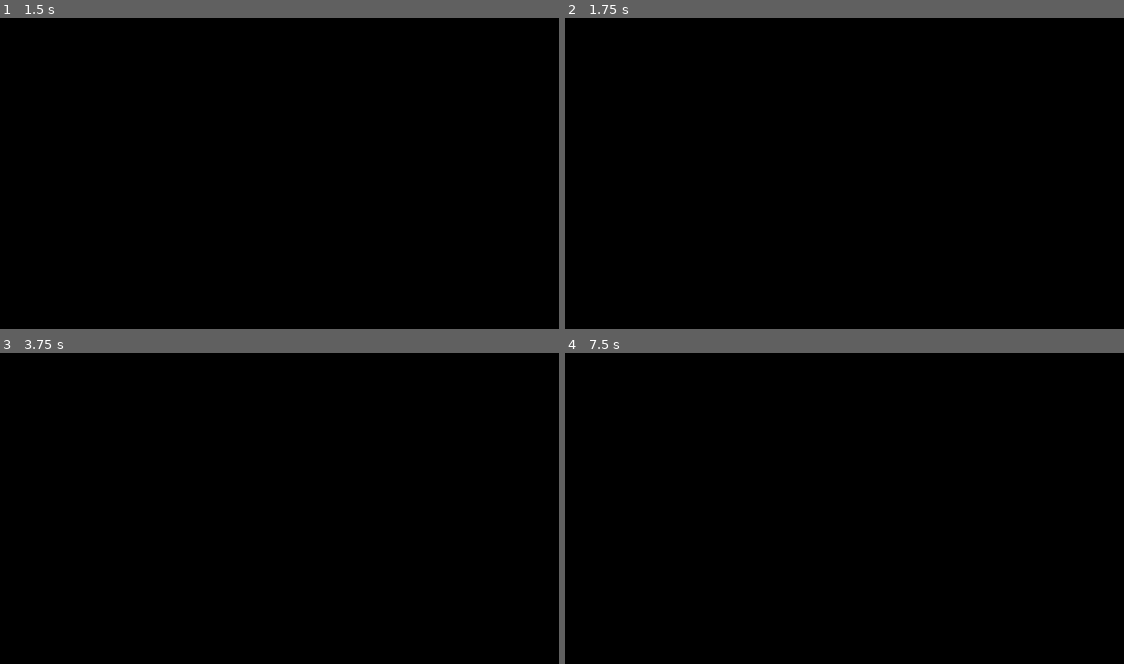
Above: before the commit, frames 1-4 (two rows, left to right).
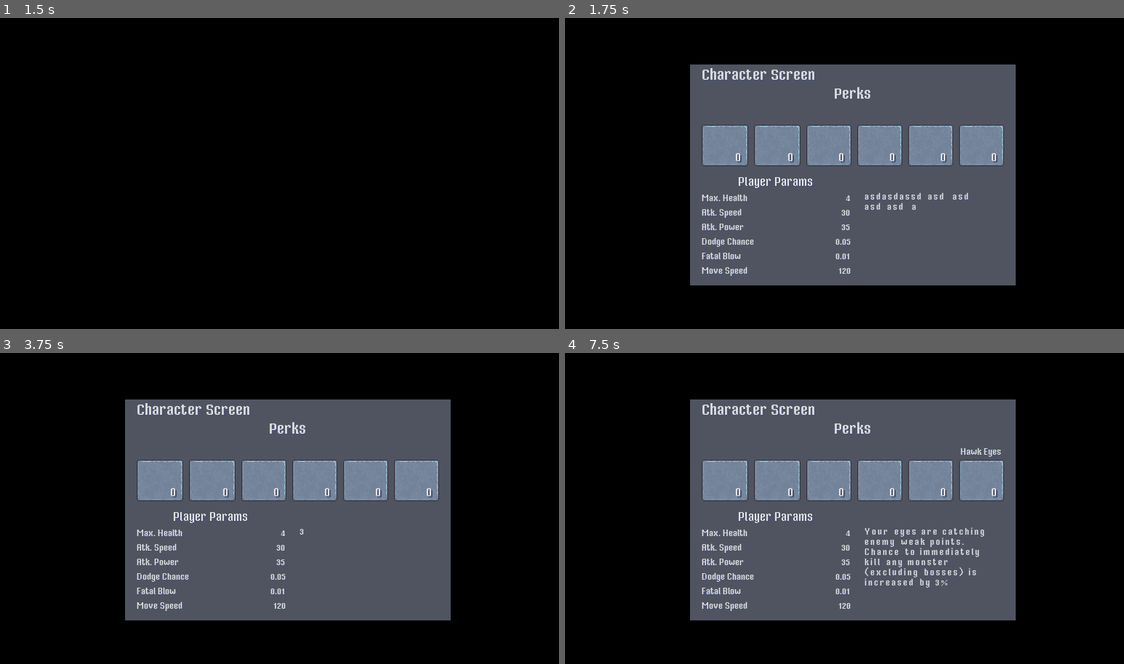
Above: after the commit, the same moments.

Repository: icherevatyi/IzoHeroes
Game: Godot game, scene res://src/02_scenes/01_UI/03_Menus/Menu.tscn
Two runs of this game, one before a commit and one after it. Both use one fixed random seed, a clock stepped at 60 frames per second and the inputs below.
Inputs (mouse positions are in pixels of both pictures, inside the frame that each line leads up to):
- Up to frame 1 (1.5 s): click "New Game" at 0.5 s; tap Enter at 1.25 s; move the mouse to (413, 157) at 1.27 s; press the mouse at (413, 157) at 1.28 s; hold D (move_right) from 1.28 s (still down)
- Up to frame 2 (1.75 s): keep holding D (move_right); tap C (view_stats) at 1.55 s
- Up to frame 3 (3.75 s): tap Space at 2, 3.5 s; move the mouse to (173, 524) at 2.02 s; release D (move_right) at 2.03 s; release the mouse at (173, 524) at 2.03 s; hold S (move_down) 2.03-2.78 s; tap C (view_stats) at 2.1, 3.05 s; click (173, 524) at 2.3 s; tap Enter at 2.75 s; move the mouse to (346, 436) at 2.77 s; press the mouse at (346, 436) at 2.78 s; hold D (move_right) 2.78-3.53 s; move the mouse to (257, 573) at 3.52 s; release the mouse at (257, 573) at 3.53 s; hold W (move_up) from 3.53 s (still down); tap Q (use_item) at 3.6 s
- Up to frame 4 (7.5 s): click (822, 573) at 3.8 s; tap Enter at 4.25 s; move the mouse to (1028, 558) at 4.27 s; release W (move_up) at 4.28 s; hold C (view_stats) 4.28-5.03 s; hold A (move_left) 4.28-5.78 s; tap Space at 5 s; move the mouse to (676, 458) at 5.02 s; click (676, 458) at 5.1 s; move the mouse to (883, 508) at 5.77 s; hold S (move_down) 5.78-6.53 s; hold C (view_stats) 5.78-6.53 s; move the mouse to (766, 427) at 6.52 s; hold D (move_right) 6.53-7.28 s; click (766, 427) at 6.6 s; move the mouse to (978, 492) at 7.27 s; hold W (move_up) from 7.28 s (still down); hold Q (use_item) from 7.28 s (still down)

Frame 1 is identical in both runs. In frame 2, 41% of the frame differs, in the area x 22-81%, y 14-86%; in frame 3, 41%; in frame 4, 41%.
Error in both runs: Trying to assign value of type 'Viewport' to a variable of type 'Node2D'. (res://src/02_scenes/01_UI/01_Elements/03_Backdrop/Backdrop.gd:4)

Commit message:
updated onhover mechanics, changed param and perk list indexes, updated UI

Diff:
--- a/project.godot
+++ b/project.godot
@@ -28,6 +28,7 @@
 Global="*res://src/03_global_scripts/Global.gd"
 Backdrop="*res://src/02_scenes/01_UI/01_Elements/03_Backdrop/Backdrop.tscn"
 LvlSummary="*res://src/02_scenes/01_UI/01_Elements/04_LvlSummary/LvlSummary.tscn"
+CharacterSheet="*res://src/02_scenes/01_UI/05_CharacterSheet/CharacterSheet.tscn"
 
 [display]
 
--- a/save_file.cfg
+++ b/save_file.cfg
@@ -1,5 +1,5 @@
 [Player]
 
 HealthCurrent=4
-CoinsCurrent=11
-PotionsCurrent=4
+CoinsCurrent=0
+PotionsCurrent=0
--- a/src/02_scenes/01_UI/01_Elements/04_LvlSummary/LvlSummary.gd
+++ b/src/02_scenes/01_UI/01_Elements/04_LvlSummary/LvlSummary.gd
@@ -20,7 +20,6 @@
 
 
 func _end_demo_reached(message: String) -> void:
-	print("signal received")
 	textarea.bbcode_enabled = true
 	var formatted_text = "[color=white][center]" + message + "[/center][/color]"
 	textarea.set_bbcode(formatted_text)
@@ -39,12 +38,8 @@
 func _assign_perks() -> void:
 	var perk_index: int
 	var perk: Dictionary
-	print(perk_index_list.size(), " - list_size")
-	print(perk_index_list, " - list itself")
 	for i in perk_index_list.size():
-		print(i, " - index")
 		perk_index = perk_index_list[i]
-		print(perk_index)
 		perk = available_perks[perk_index]
 		var perk_instance: Control = perk_item.instance()
 		perk_container.add_child(perk_instance)
@@ -63,7 +58,7 @@
 
 func _get_random_perk() -> int:
 	rng.randomize()
-	var result: int = rng.randi_range(1, available_perks.size())
+	var result: int = rng.randi_range(0, available_perks.size() - 1)
 	return result
 
 
--- a/src/02_scenes/01_UI/05_CharacterSheet/01_CharacterParam/ParamItem.gd
+++ b/src/02_scenes/01_UI/05_CharacterSheet/01_CharacterParam/ParamItem.gd
@@ -1,5 +1,35 @@
 extends HBoxContainer
 
-func init(title: String, value: float) -> void:
+var param_id: int
+
+signal send_item_id(id)
+signal clear_item_id
+
+func _ready() -> void:
+	_connect_signal("send_item_id", CharacterSheet, "_on_param_id_received")
+	_connect_signal("clear_item_id", CharacterSheet, "_on_item_id_cleared")
+
+
+
+func init(title: String, value: float, id: int) -> void:
 	get_node("ParamTitle").text = title
 	get_node("ParamValue").text = str(value)
+	param_id = id
+
+
+func _on_ParamItem_mouse_entered() -> void:
+	emit_signal("send_item_id", param_id)
+
+
+func _on_ParamItem_mouse_exited() -> void:
+	emit_signal("clear_item_id")
+
+
+func _connect_signal(signal_title: String, target_node, target_function_title: String) -> void:
+	match is_connected(signal_title, target_node, target_function_title):
+		false:
+			var connection_msg: int = connect(signal_title, target_node, target_function_title)
+			if connection_msg == 0:
+				return
+			else:
+				print("Signal connection error: ", connection_msg)
--- a/src/02_scenes/01_UI/05_CharacterSheet/01_CharacterParam/ParamItem.tscn
+++ b/src/02_scenes/01_UI/05_CharacterSheet/01_CharacterParam/ParamItem.tscn
@@ -18,9 +18,9 @@
 font_data = SubResource( 3 )
 
 [node name="ParamItem" type="HBoxContainer"]
-margin_top = 35.0
 margin_right = 154.0
-margin_bottom = 47.0
+margin_bottom = 12.0
+mouse_filter = 0
 script = ExtResource( 1 )
 __meta__ = {
 "_edit_use_anchors_": false
@@ -45,3 +45,5 @@
 custom_fonts/font = SubResource( 4 )
 align = 2
 valign = 1
+[connection signal="mouse_entered" from="." to="." method="_on_ParamItem_mouse_entered"]
+[connection signal="mouse_exited" from="." to="." method="_on_ParamItem_mouse_exited"]
--- a/src/02_scenes/01_UI/05_CharacterSheet/02_PerkItem/PerkItem.gd
+++ b/src/02_scenes/01_UI/05_CharacterSheet/02_PerkItem/PerkItem.gd
@@ -1,7 +1,38 @@
 extends Control
 
+var perk_id: int
 
-func init(title: String, perk_lvl: int) -> void:
-	get_node("PerkLvl").set_text(str(perk_lvl))
+signal send_item_id(id)
+signal clear_item_id
+
+
+func _ready() -> void:
+	_connect_signal("send_item_id", CharacterSheet, "_on_perk_id_received")
+	_connect_signal("clear_item_id", CharacterSheet, "_on_item_id_cleared")
+
+
+func init(title: String, perk_lvl: int, id: int) -> void:
+	get_node("Texture/PerkLvl").set_text(str(perk_lvl))
 	get_node("PerkTooltip").set_text(title)
 	get_node("PerkTooltip").set_visible(false)
+	perk_id = id
+
+
+func _on_PerkItem_mouse_entered() -> void:
+	get_node("PerkTooltip").set_visible(true)
+	emit_signal("send_item_id", perk_id)
+
+
+func _on_PerkItem_mouse_exited() -> void:
+	get_node("PerkTooltip").set_visible(false)
+	emit_signal("clear_item_id")
+
+
+func _connect_signal(signal_title: String, target_node, target_function_title: String) -> void:
+	match is_connected(signal_title, target_node, target_function_title):
+		false:
+			var connection_msg: int = connect(signal_title, target_node, target_function_title)
+			if connection_msg == 0:
+				return
+			else:
+				print("Signal connection error: ", connection_msg)
--- a/src/02_scenes/01_UI/05_CharacterSheet/02_PerkItem/PerkItem.tscn
+++ b/src/02_scenes/01_UI/05_CharacterSheet/02_PerkItem/PerkItem.tscn
@@ -1,7 +1,26 @@
-[gd_scene load_steps=3 format=2]
+[gd_scene load_steps=9 format=2]
 
 [ext_resource path="res://src/02_scenes/01_UI/05_CharacterSheet/02_PerkItem/PerkItem.gd" type="Script" id=1]
 [ext_resource path="res://src/02_scenes/01_UI/02_Themes/CustomTheme.tres" type="Theme" id=2]
+[ext_resource path="res://src/01_assets/01_UI/menu_btn.png" type="Texture" id=3]
+
+[sub_resource type="AtlasTexture" id=1]
+atlas = ExtResource( 3 )
+region = Rect2( 113, 68, 62, 64 )
+
+[sub_resource type="DynamicFontData" id=2]
+font_path = "res://src/01_assets/04_Fonts/Mister Pixel Regular.otf"
+
+[sub_resource type="DynamicFont" id=3]
+size = 8
+font_data = SubResource( 2 )
+
+[sub_resource type="DynamicFontData" id=4]
+font_path = "res://src/01_assets/04_Fonts/Mister Pixel Regular.otf"
+
+[sub_resource type="DynamicFont" id=5]
+size = 6
+font_data = SubResource( 4 )
 
 [node name="PerkItem" type="Control"]
 margin_right = 48.0
@@ -13,38 +32,53 @@
 "_edit_use_anchors_": false
 }
 
-[node name="PerkTooltip" type="Label" parent="."]
-margin_left = 16.0
-margin_top = -12.0
-margin_right = 79.0
-margin_bottom = 3.0
-theme = ExtResource( 2 )
-text = "Perk Title"
+[node name="Texture" type="TextureRect" parent="."]
+anchor_right = 1.0
+anchor_bottom = 1.0
+focus_mode = 2
+mouse_filter = 2
+size_flags_horizontal = 3
+size_flags_vertical = 3
+texture = SubResource( 1 )
+expand = true
+stretch_mode = 1
 __meta__ = {
 "_edit_use_anchors_": false
 }
 
-[node name="ColorRect" type="ColorRect" parent="."]
+[node name="PerkLvl" type="Label" parent="Texture"]
+anchor_left = 1.0
+anchor_top = 1.0
 anchor_right = 1.0
 anchor_bottom = 1.0
-size_flags_horizontal = 3
-size_flags_vertical = 3
-color = Color( 0.160784, 0.301961, 0.603922, 1 )
+margin_left = -29.0
+margin_top = -18.0
+margin_right = -5.0
+margin_bottom = -2.0
+theme = ExtResource( 2 )
+custom_fonts/font = SubResource( 3 )
+text = "0"
+align = 2
+valign = 2
 __meta__ = {
 "_edit_use_anchors_": false
 }
 
-[node name="PerkLvl" type="Label" parent="."]
-anchor_left = 1.0
-anchor_top = 1.0
-anchor_right = 1.0
-anchor_bottom = 1.0
-margin_left = -24.0
-margin_top = -16.0
+[node name="PerkTooltip" type="Label" parent="."]
+anchor_left = 0.5
+anchor_right = 0.5
+margin_left = -31.5
+margin_top = -8.0
+margin_right = 31.5
+margin_bottom = -1.0
 theme = ExtResource( 2 )
-text = "0"
-align = 2
+custom_fonts/font = SubResource( 5 )
+text = "Perk Title"
+align = 1
 valign = 1
+autowrap = true
 __meta__ = {
 "_edit_use_anchors_": false
 }
+[connection signal="mouse_entered" from="." to="." method="_on_PerkItem_mouse_entered"]
+[connection signal="mouse_exited" from="." to="." method="_on_PerkItem_mouse_exited"]
--- a/src/02_scenes/01_UI/05_CharacterSheet/CharacterSheet.gd
+++ b/src/02_scenes/01_UI/05_CharacterSheet/CharacterSheet.gd
@@ -1,4 +1,4 @@
-extends Control
+extends CanvasLayer
 
 var param_scene: PackedScene = preload("res://src/02_scenes/01_UI/05_CharacterSheet/01_CharacterParam/ParamItem.tscn")
 var perk_scene: PackedScene = preload("res://src/02_scenes/01_UI/05_CharacterSheet/02_PerkItem/PerkItem.tscn")
@@ -7,11 +7,13 @@
 var params: Dictionary = PlayerParams.param_list
 var perks: Dictionary = PlayerParams.perk_list
 
-onready var params_container: VBoxContainer = $StatsPanel/BottomSection/Params
-onready var perk_container: GridContainer = $StatsPanel/Perks/PerkGrid
-
+onready var body: Control = $CharacterSheetBody
+onready var params_container: VBoxContainer = $CharacterSheetBody/StatsPanel/BottomSection/Params
+onready var perk_container: GridContainer = $CharacterSheetBody/StatsPanel/Perks/PerkGrid
+onready var description_box: RichTextLabel = $CharacterSheetBody/StatsPanel/BottomSection/Description/DescriptionBox
 
 func _ready() -> void:
+	body.set_visible(false)
 	load_param_sheet()
 	load_perk_grid()
 
@@ -20,7 +22,7 @@
 	var param_instance
 	for param in params.keys():
 		param_instance = param_scene.instance()
-		param_instance.init(params[param].title, params[param].value)
+		param_instance.init(params[param].title, params[param].value, int(param))
 		params_container.add_child(param_instance)
 
 
@@ -28,8 +30,20 @@
 	var perk_instance
 	for perk in perks.keys():
 		perk_instance = perk_scene.instance()
-		perk_instance.init(perks[perk].title, perks[perk].perk_lvl)
+		perk_instance.init(perks[perk].title, perks[perk].perk_lvl, int(perk))
 		perk_container.add_child(perk_instance)
+
+
+func _on_perk_id_received(perk_id: int) -> void:
+	description_box.set_text(perks[perk_id].description)
+
+
+func _on_param_id_received(param_id: int) -> void:
+	description_box.set_text(params[param_id].description)
+
+
+func _on_item_id_cleared() -> void:
+	description_box.clear()
 
 
 func _connect_signal(signal_title: String, target_node, target_function_title: String) -> void:
--- a/src/02_scenes/01_UI/05_CharacterSheet/CharacterSheet.tscn
+++ b/src/02_scenes/01_UI/05_CharacterSheet/CharacterSheet.tscn
@@ -1,14 +1,14 @@
-[gd_scene load_steps=9 format=2]
+[gd_scene load_steps=11 format=2]
 
 [ext_resource path="res://src/02_scenes/01_UI/02_Themes/CustomTheme.tres" type="Theme" id=1]
 [ext_resource path="res://src/02_scenes/01_UI/05_CharacterSheet/CharacterSheet.gd" type="Script" id=2]
 
-[sub_resource type="DynamicFontData" id=5]
+[sub_resource type="DynamicFontData" id=1]
 font_path = "res://src/01_assets/04_Fonts/Mister Pixel Regular.otf"
 
-[sub_resource type="DynamicFont" id=6]
+[sub_resource type="DynamicFont" id=2]
 size = 10
-font_data = SubResource( 5 )
+font_data = SubResource( 1 )
 
 [sub_resource type="DynamicFontData" id=3]
 font_path = "res://src/01_assets/04_Fonts/Mister Pixel Regular.otf"
@@ -17,14 +17,27 @@
 size = 10
 font_data = SubResource( 3 )
 
-[sub_resource type="DynamicFontData" id=1]
+[sub_resource type="DynamicFontData" id=5]
 font_path = "res://src/01_assets/04_Fonts/Mister Pixel Regular.otf"
 
-[sub_resource type="DynamicFont" id=2]
+[sub_resource type="DynamicFont" id=6]
 size = 8
-font_data = SubResource( 1 )
+font_data = SubResource( 5 )
 
-[node name="CharacterSheet" type="Control"]
+[sub_resource type="DynamicFontData" id=7]
+font_path = "res://src/01_assets/04_Fonts/Mister Pixel Regular.otf"
+
+[sub_resource type="DynamicFont" id=8]
+size = 6
+use_mipmaps = true
+extra_spacing_char = 1
+font_data = SubResource( 7 )
+
+[node name="CharacterSheet" type="CanvasLayer"]
+layer = 4
+script = ExtResource( 2 )
+
+[node name="CharacterSheetBody" type="Control" parent="."]
 anchor_left = 0.5
 anchor_top = 0.5
 anchor_right = 0.5
@@ -33,13 +46,13 @@
 margin_top = -76.0
 margin_right = 112.0
 margin_bottom = 76.0
+mouse_filter = 1
 theme = ExtResource( 1 )
-script = ExtResource( 2 )
 __meta__ = {
 "_edit_use_anchors_": false
 }
 
-[node name="ColorRect" type="ColorRect" parent="."]
+[node name="ColorRect" type="ColorRect" parent="CharacterSheetBody"]
 anchor_right = 1.0
 anchor_bottom = 1.0
 color = Color( 0.313726, 0.333333, 0.380392, 1 )
@@ -47,28 +60,28 @@
 "_edit_use_anchors_": false
 }
 
-[node name="Label" type="Label" parent="."]
+[node name="Label" type="Label" parent="CharacterSheetBody"]
 anchor_left = 0.5
 anchor_right = 0.5
 margin_left = -104.0
 margin_right = 104.0
 margin_bottom = 15.0
-custom_fonts/font = SubResource( 6 )
+custom_fonts/font = SubResource( 2 )
 text = "Character Screen"
 valign = 1
 __meta__ = {
 "_edit_use_anchors_": false
 }
 
-[node name="StatsPanel" type="VBoxContainer" parent="."]
+[node name="StatsPanel" type="VBoxContainer" parent="CharacterSheetBody"]
 anchor_left = 0.5
 anchor_top = 1.0
 anchor_right = 0.5
 anchor_bottom = 1.0
 margin_left = -104.0
-margin_top = -132.0
+margin_top = -137.0
 margin_right = 104.0
-margin_bottom = -9.0
+margin_bottom = -5.0
 size_flags_horizontal = 3
 size_flags_vertical = 3
 custom_constants/separation = 8
@@ -76,58 +89,74 @@
 "_edit_use_anchors_": false
 }
 
-[node name="Perks" type="VBoxContainer" parent="StatsPanel"]
+[node name="Perks" type="VBoxContainer" parent="CharacterSheetBody/StatsPanel"]
 margin_right = 208.0
-margin_bottom = 51.0
+margin_bottom = 55.0
 size_flags_horizontal = 3
 size_flags_vertical = 3
 size_flags_stretch_ratio = 0.8
 
-[node name="PerksTitle" type="Label" parent="StatsPanel/Perks"]
+[node name="PerksTitle" type="Label" parent="CharacterSheetBody/StatsPanel/Perks"]
 margin_right = 208.0
-margin_bottom = 11.0
+margin_bottom = 22.0
 size_flags_horizontal = 3
-size_flags_vertical = 5
+size_flags_vertical = 3
+size_flags_stretch_ratio = 0.8
 custom_fonts/font = SubResource( 4 )
 text = "Perks"
 align = 1
-valign = 1
 
-[node name="PerkGrid" type="GridContainer" parent="StatsPanel/Perks"]
-margin_top = 15.0
+[node name="PerkGrid" type="GridContainer" parent="CharacterSheetBody/StatsPanel/Perks"]
+margin_top = 26.0
 margin_right = 208.0
-margin_bottom = 51.0
+margin_bottom = 55.0
 grow_horizontal = 2
-size_flags_horizontal = 5
+size_flags_horizontal = 3
 size_flags_vertical = 3
 columns = 6
 
-[node name="BottomSection" type="HBoxContainer" parent="StatsPanel"]
-margin_top = 59.0
+[node name="BottomSection" type="HBoxContainer" parent="CharacterSheetBody/StatsPanel"]
+margin_top = 63.0
 margin_right = 208.0
-margin_bottom = 123.0
+margin_bottom = 132.0
 size_flags_horizontal = 3
 size_flags_vertical = 3
 
-[node name="Params" type="VBoxContainer" parent="StatsPanel/BottomSection"]
+[node name="Params" type="VBoxContainer" parent="CharacterSheetBody/StatsPanel/BottomSection"]
 margin_right = 102.0
-margin_bottom = 64.0
+margin_bottom = 69.0
 size_flags_horizontal = 3
 size_flags_vertical = 3
 alignment = 1
 
-[node name="Label" type="Label" parent="StatsPanel/BottomSection/Params"]
-margin_top = 27.0
+[node name="Label" type="Label" parent="CharacterSheetBody/StatsPanel/BottomSection/Params"]
+margin_top = 30.0
 margin_right = 102.0
-margin_bottom = 36.0
-custom_fonts/font = SubResource( 2 )
+margin_bottom = 39.0
+custom_fonts/font = SubResource( 6 )
 text = "Player Params"
 align = 1
 valign = 1
 
-[node name="RichTextLabel" type="RichTextLabel" parent="StatsPanel/BottomSection"]
+[node name="Description" type="Control" parent="CharacterSheetBody/StatsPanel/BottomSection"]
 margin_left = 106.0
 margin_right = 208.0
-margin_bottom = 64.0
+margin_bottom = 69.0
 size_flags_horizontal = 3
 size_flags_vertical = 3
+
+[node name="DescriptionBox" type="RichTextLabel" parent="CharacterSheetBody/StatsPanel/BottomSection/Description"]
+anchor_right = 1.0
+anchor_bottom = 1.0
+margin_left = 6.0
+margin_top = 10.0
+margin_right = -8.0
+margin_bottom = -3.0
+size_flags_horizontal = 3
+size_flags_vertical = 3
+custom_fonts/normal_font = SubResource( 8 )
+custom_colors/default_color = Color( 0.890196, 0.890196, 0.890196, 1 )
+text = "asdasdassd asd  asd asd asd  a"
+__meta__ = {
+"_edit_use_anchors_": false
+}
--- a/src/02_scenes/01_UI/HUD.gd
+++ b/src/02_scenes/01_UI/HUD.gd
@@ -2,7 +2,6 @@
 
 var heart_point: PackedScene = preload("res://src/02_scenes/01_UI/01_Elements/01_PlayerHealthIcon/Heart.tscn")
 var notification_message: PackedScene = preload("res://src/02_scenes/01_UI/01_Elements/Notification/PickupNotification.tscn")
-var char_sheet: PackedScene = preload("res://src/02_scenes/01_UI/05_CharacterSheet/CharacterSheet.tscn")
 
 var is_stat_screen_shown: bool = false
 
@@ -23,16 +22,6 @@
 	_on_healing_displayed(ResourceStorage.player_data.health_current)
 	_display_starting_amount("gold_coins", ResourceStorage.player_data.coins_count)
 	_display_starting_amount("healing_bottle", ResourceStorage.player_data.healing_pots_count)
-
-
-func toggle_stat_screen() -> void:
-	match is_stat_screen_shown:
-		false:
-			ui_parent.add_child(char_sheet.instance())
-			is_stat_screen_shown = true
-		true:
-			ui_parent.remove_child(ui_parent.get_node("CharacterSheet"))
-			is_stat_screen_shown = false
 
 
 
--- a/src/02_scenes/02_Characters/01_Player/Player.gd
+++ b/src/02_scenes/02_Characters/01_Player/Player.gd
@@ -2,7 +2,7 @@
 
 var health_is_damaged: bool = false
 
-var speed: int = PlayerParams.param_list["movement_speed"].value
+var speed: int
 
 
 var movement: Vector2 = Vector2(0, 0)
@@ -33,6 +33,7 @@
 
 
 func _ready() -> void:
+	speed = _get_param_value("movement_speed")
 	_connect_signal("damage_receive", health_scripts, "_on_damage_taken")
 	_connect_signal("damage_heal", health_scripts, "_on_damage_healed")
 	_connect_signal("damage_receive", HUD, "_on_damage_displayed")
@@ -45,6 +46,12 @@
 	_connect_signal("use_key", loot_management, "_on_key_used")
 	_connect_signal("weapon_swing", current_weapon, "_on_weapon_swing")
 
+
+func _get_param_value(param: String) -> int:
+	for key in PlayerParams.param_list.keys():
+		if PlayerParams.param_list[key].type == param:
+			return PlayerParams.param_list[key].value
+	return 0
 
 func _physics_process(_delta) -> void:
 	if is_dead == false:
@@ -71,7 +78,7 @@
 				pass
 
 		if event.is_action_pressed("view_stats"):
-			HUD.toggle_stat_screen()
+			CharacterSheet.get_node("CharacterSheetBody").visible = !CharacterSheet.get_node("CharacterSheetBody").visible
 
 		if event.is_pressed() == false:
 			match idle_timer.is_stopped():
--- a/src/02_scenes/02_Characters/01_Player/Player.tscn
+++ b/src/02_scenes/02_Characters/01_Player/Player.tscn
@@ -193,7 +193,6 @@
 texture = SubResource( 1 )
 vframes = 4
 hframes = 6
-frame = 1
 __meta__ = {
 "_editor_description_": ""
 }
--- a/src/02_scenes/04_Items/01_Weapons/Weapon.gd
+++ b/src/02_scenes/04_Items/01_Weapons/Weapon.gd
@@ -1,7 +1,7 @@
 extends Area2D
 
 var is_monitored: bool
-var damage: int = PlayerParams.param_list["attack_power"].value
+var damage: int
 
 onready var animation_player: AnimationPlayer = $AnimationPlayer
 onready var player_sprite: KinematicBody2D = get_node("../../Sprite")
@@ -10,8 +10,16 @@
 
 
 func _ready() -> void:
+	damage = get_param_value("attack_power")
 	is_monitored = monitoring
-	animation_player.playback_speed = PlayerParams.param_list["attack_speed"].value / 10
+	animation_player.playback_speed = int(get_param_value("attack_speed")) / 10
+
+
+func get_param_value(param: String) -> int:
+	for key in PlayerParams.param_list.keys():
+		if PlayerParams.param_list[key].type == param:
+			return PlayerParams.param_list[key].value
+	return 0
 
 
 func _on_weapon_swing() -> void:
--- a/src/03_global_scripts/PlayerParams.gd
+++ b/src/03_global_scripts/PlayerParams.gd
@@ -1,33 +1,45 @@
 extends Node
 
 var param_list: Dictionary = {
-	"max_health": {
+	0: {
+		"type": "max_health",
 		"title": "Max. Health",
+		"description": "0",
 		"base_value": 0,
 		"value": 4,
 	},
-	"attack_speed": {
+	1: {
+		"type": "attack_speed",
 		"title": "Atk. Speed",
+		"description": "1",
 		"base_value": 30,
 		"value": 30,
 	},
-	"attack_power": {
+	2: {
+		"type": "attack_power",
 		"title": "Atk. Power",
+		"description": "2",
 		"base_value": 35.0,
 		"value": 35.0,
 	},
-	"dodge_chance": {
+	3: {
+		"type": "dodge_chance",
 		"title": "Dodge Chance",
+		"description": "3",
 		"base_value": 0.05,
 		"value": 0.05,
 	},
-	"instakill_chance": {
+	4: {
+		"type": "instakill_chance",
 		"title": "Fatal Blow",
+		"description": "4",
 		"base_value":  0.01,
 		"value": 0.01,
 	},
-	"movement_speed": {
+	5: {
+		"type": "movement_speed",
 		"title": "Move Speed",
+		"description": "5",
 		"base_value": 120.0,
 		"value": 120.0,
 	},
@@ -37,7 +49,7 @@
 	0: {
 		"title": "Fortitude",
 		"type": "max_health",
-		"description": "Your adventures made you stronger, from now on foes will have much harder time killing you. Increased maximum health by 1.",
+		"description": "Your adventures made you sturdier, from now on foes will have much harder time killing you. Increased maximum health by 1.",
 		"value": 1,
 		"perk_lvl": 0,
 	},
@@ -79,7 +91,7 @@
 	}
 }
 
-func update_param(type: String) -> void:
-	var modifier: float = perk_list[type].value * param_list[type].base_value
-	param_list[type].value += modifier
-	perk_list[type].perk_lvl += 1
+#func update_param(type: String) -> void:
+#	var modifier: float = perk_list[type].value * param_list[type].base_value
+#	param_list[type].value += modifier
+#	perk_list[type].perk_lvl += 1
--- a/src/03_global_scripts/ResourceStorage.gd
+++ b/src/03_global_scripts/ResourceStorage.gd
@@ -2,17 +2,23 @@
 
 export var game_save_class: Script
 
+func get_param_value(param: String) -> int:
+	for key in PlayerParams.param_list.keys():
+		if PlayerParams.param_list[key].type == param:
+			return PlayerParams.param_list[key].value
+	return 0
+
 
 var player_original_data: Dictionary = {
 	"health_current" : 4,
-	"health_max": PlayerParams.param_list["max_health"].value,
+	"health_max": get_param_value("max_health"),
 	"coins_count": 0,
 	"healing_pots_count": 0,
 }
 
 var player_data: Dictionary = {
 	"health_current" : 4,
-	"health_max": PlayerParams.param_list["max_health"].value,
+	"health_max": get_param_value("max_health"),
 	"coins_count": 0,
 	"healing_pots_count": 0,
 }
